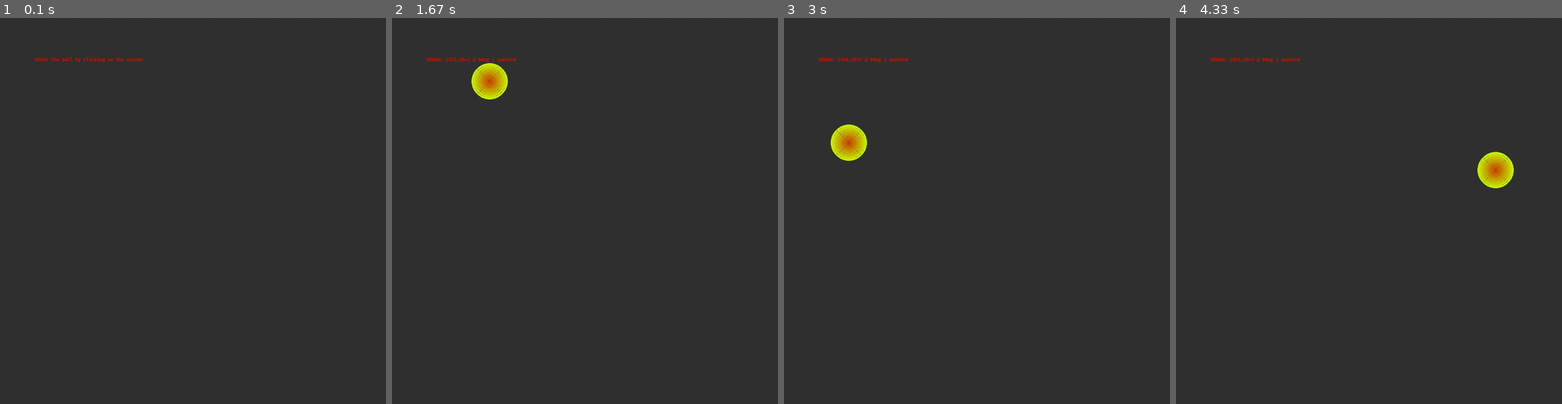
Above: before the commit, frames 1-4 (left to right).
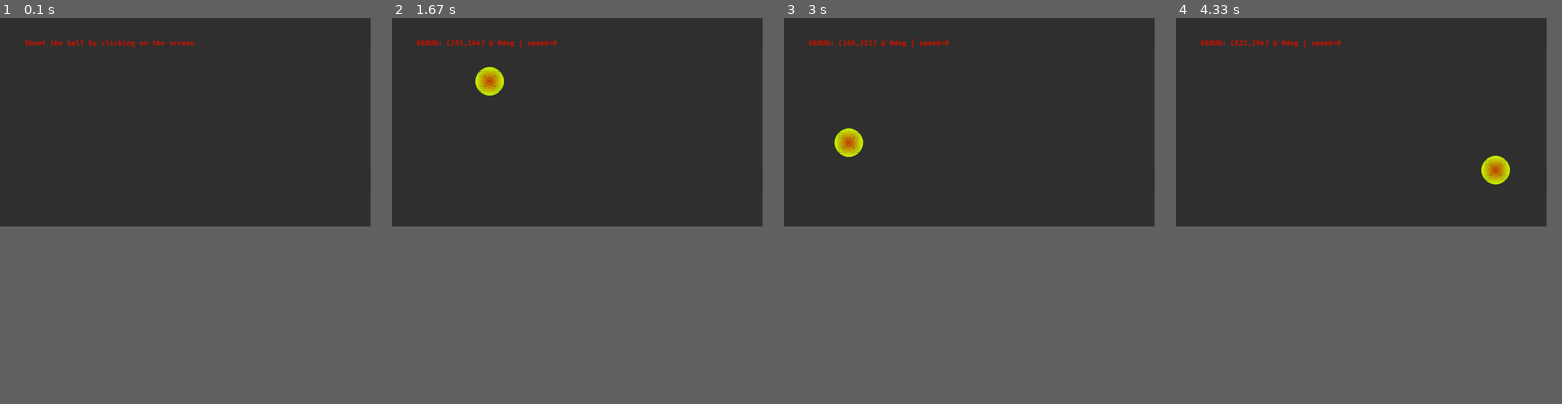
Above: after the commit, the same moments.

Repository: bhbmaster/pygame-shoot-ball
Game: pygame game, started from shoot.py
Two runs of this game, one before a commit and one after it. Both use one fixed random seed, a clock stepped at 60 frames per second and the inputs below.
Inputs (mouse positions are in pixels of both pictures, inside the frame that each line leads up to):
- Up to frame 1 (0.1 s): no input
- Up to frame 2 (1.67 s): click (577, 122) at 0.38 s; click (712, 195) at 1.22 s; click (488, 79) at 1.55 s
- Up to frame 3 (3 s): click (969, 149) at 1.88 s; click (911, 52) at 2.22 s; click (1096, 176) at 2.55 s; click (849, 141) at 2.88 s
- Up to frame 4 (4.33 s): click (1249, 52) at 3.22 s; click (1257, 145) at 3.55 s; click (1492, 168) at 3.88 s; press the mouse at (1492, 168) at 4.2 s; move the mouse to (1399, 110) at 4.3 s
The window is 900x900 before the commit and 864x486 after it. Grey fills any space a smaller window leaves; there, only what the larger window draws over its background counts as a difference.

The runs differ from the first frame. In frame 1, 0.4% of the frame differs, in the area x 6-51%, y 5-12%; in frame 2, 0.9%; in frame 3, 0.9%; in frame 4, 0.9%, in the area x 6-88%, y 5-45%.

Commit message:
adjusted screen size to 75% of display. adjusted ball max speed, ball radius and msg disaply with it - v0.0.2

Diff:
--- a/shoot.py
+++ b/shoot.py
@@ -4,33 +4,38 @@
 import random
 import math
 
-version = "0.0.1"
-X = 1000
-Y = 1000
+version = "0.0.2"
 FPS = 30
-DIAGONAL = math.sqrt(X**2 + Y**2)
 
 pygame.init()
+DisplayInfo=pygame.display.Info()
+ratioDisplayX = 0.75
+ratioDisplayY = 0.75
+X = int(DisplayInfo.current_w * ratioDisplayX)
+Y = int(DisplayInfo.current_h * ratioDisplayY)
+DIAGONAL = math.sqrt(X**2 + Y**2)
+surface = pygame.display.set_mode((X,Y))
+pygame.display.set_caption(f"Shoot Ball v{version} - {X}x{Y}")
 clock = pygame.time.Clock()
-surface = pygame.display.set_mode((X,Y))
-pygame.display.set_caption(f"Shoot Ball v{version}")
 
 grey = pygame.Color(50,50,50)
 yellow = pygame.Color(200,200,0)
 red = pygame.Color(200, 20, 0)
 
-font = pygame.font.Font("FiraCode-Bold.ttf", 12)
+font = pygame.font.Font("FiraCode-Bold.ttf", 18) # 32 fits nicely when screen 1000x1000
 msg = "Shoot the ball by clicking on the screen"
 
 circle_exists = False
 circle_time_mover = 0
 circle_min_speed = 0.5
-circle_max_speed = 30
+circle_max_speed = int(DIAGONAL/47) # gets us speed of around ~30 in 1000 by 1000 (1414 diag)
 circle_speed = 0
 circle_fire_degrees = 0
-circle_radius = 50
+circle_radius = int(DIAGONAL/28) # gets us ball of size 50 in 1000 by 1000 (1414 diag)
 circle_shades = 20
 circle_mouse_pos = []
+
+print(f"* Shoot Ball v{version} - Window Size {X}x{Y} - MaxSpeed: {circle_max_speed} - Radius: {circle_radius}")
 
 while True:
     surface.fill(grey)
@@ -48,8 +53,8 @@
             circle_mouse_pos.append((x_mouse , y_mouse)) # note: doesn't have to be list (only 1 item saved with each mousedown and mouseup set)
             # circle_exists = True
             # circle_time_mover = 0
-            #mx = random.choice([-1,0,1])
-            #my = random.choice([-1,0,1])
+            # mx = random.choice([-1,0,1])
+            # my = random.choice([-1,0,1])
             # mx = math.cos(circle_fire_degrees*math.pi/180)
             # my = -math.sin(circle_fire_degrees*math.pi/180)
         if ev.type == pygame.locals.MOUSEBUTTONUP:
@@ -102,7 +107,7 @@
     # msg - make into class
     msg_surface = font.render(msg, True, red)
     msg_rect = msg_surface.get_rect()
-    msg_rect.topleft = (90,100)
+    msg_rect.topleft = (X/15,Y/10) # (90,100) works good for 1000x1000
     surface.blit(msg_surface,msg_rect)
     # screen update
     pygame.display.update()
